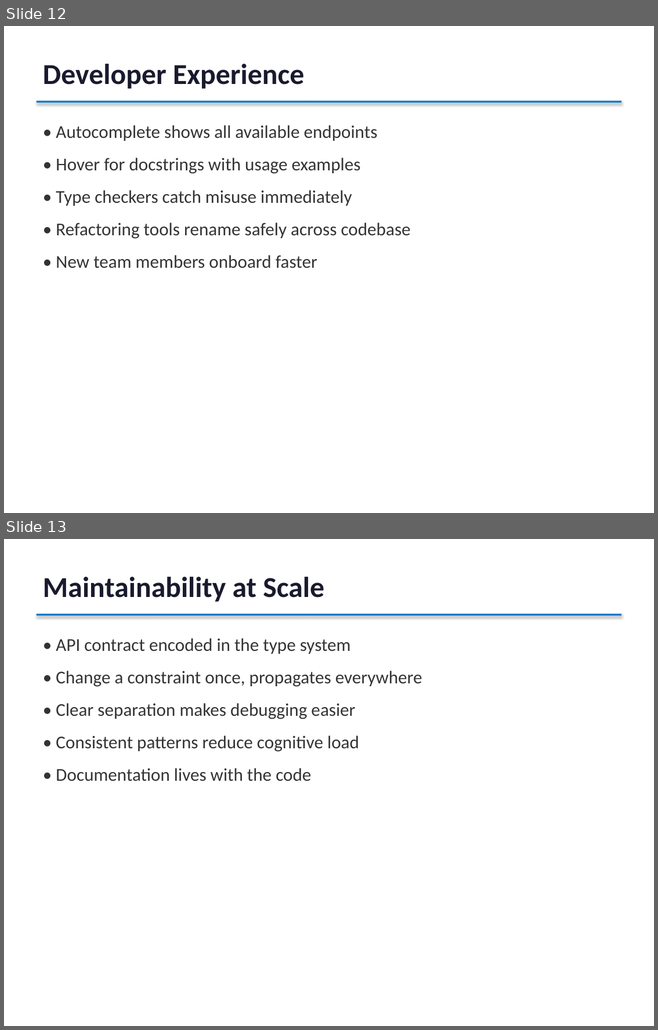
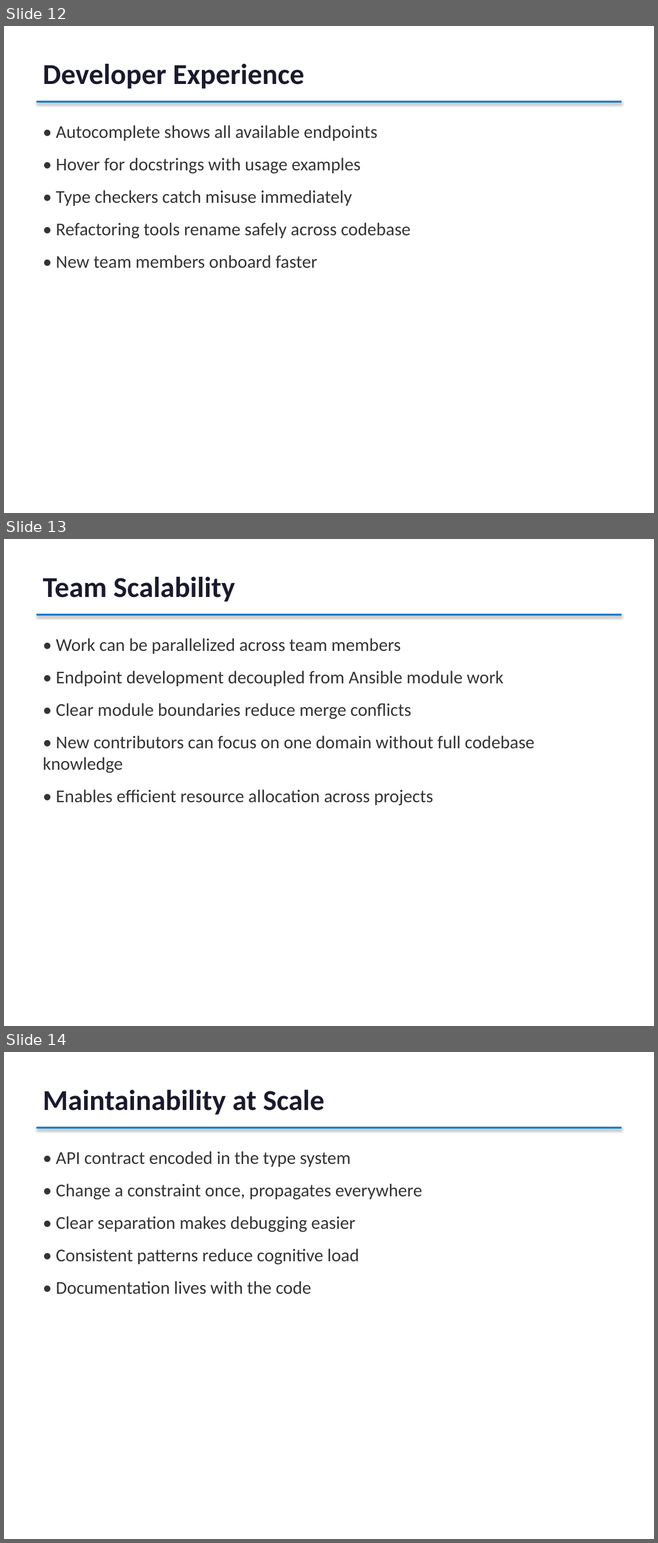
Before and after one commit to allenrobel/demo_ep, a slide deck: endpoint_library_presentation.pptx. Shown one above the other, each under a label of ours: slides 12 and 13 before the commit, slides 12, 13 and 14 after it. The pictures are 658x1030 and 658x1543 pixels, drawn with LibreOffice and Linux fonts; fonts in the diff are those of the drawing. Boxes give left, top, right and bottom in pixels: in the first picture for what was removed or moved away, otherwise in the second. Text is boxed around its words. In the diff, an @@ line names an element or a change of style, - is before the commit and + after.

Commit message:
Add slide highlighting Team Scalability
Done. I've added a new "Team Scalability" slide (now slide 13) with these points:

Work can be parallelized across team members
Endpoint development decoupled from Ansible module work
Clear module boundaries reduce merge conflicts
New contributors can focus on one domain without full codebase knowledge
Enables efficient resource allocation across projects
The presentation now has 17 slides total, with the new slide fitting naturally between "Developer Experience" and "Maintainability at Scale."

```diff
--- a/endpoint_library_presentation.pptx
+++ b/endpoint_library_presentation.pptx
@@ slide 13 added at <box>4,539,654,1026</box>, background #FFFFFF @@
@@ text added at <box>43,577,235,602</box>, 32 pt, text #1A1A2E, bold @@
+Team Scalability
@@ rectangle added at <box>36,614,621,616</box>, fill #007ACC @@
@@ text added at <box>43,638,534,806</box>, 20 pt, text #333333 @@
+• Work can be parallelized across team members
+• Endpoint development decoupled from Ansible module work
+• Clear module boundaries reduce merge conflicts
+• New contributors can focus on one domain without full codebase knowledge
+• Enables efficient resource allocation across projects
@@ what was slide 13 is now slide 14 @@
```
Also in this commit, not shown: 1 other file.
